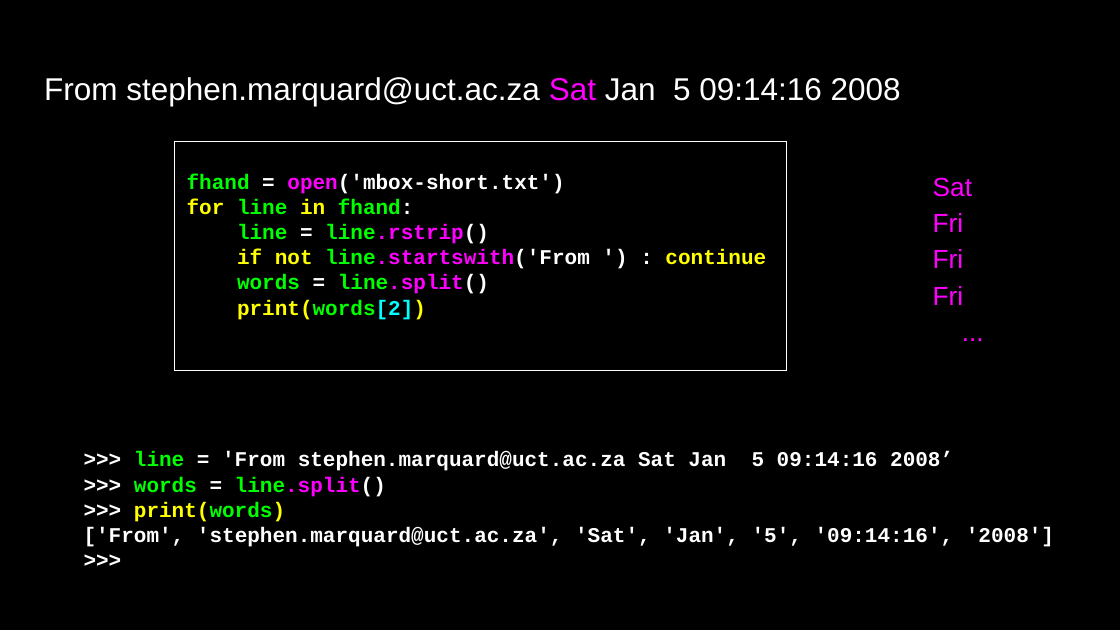
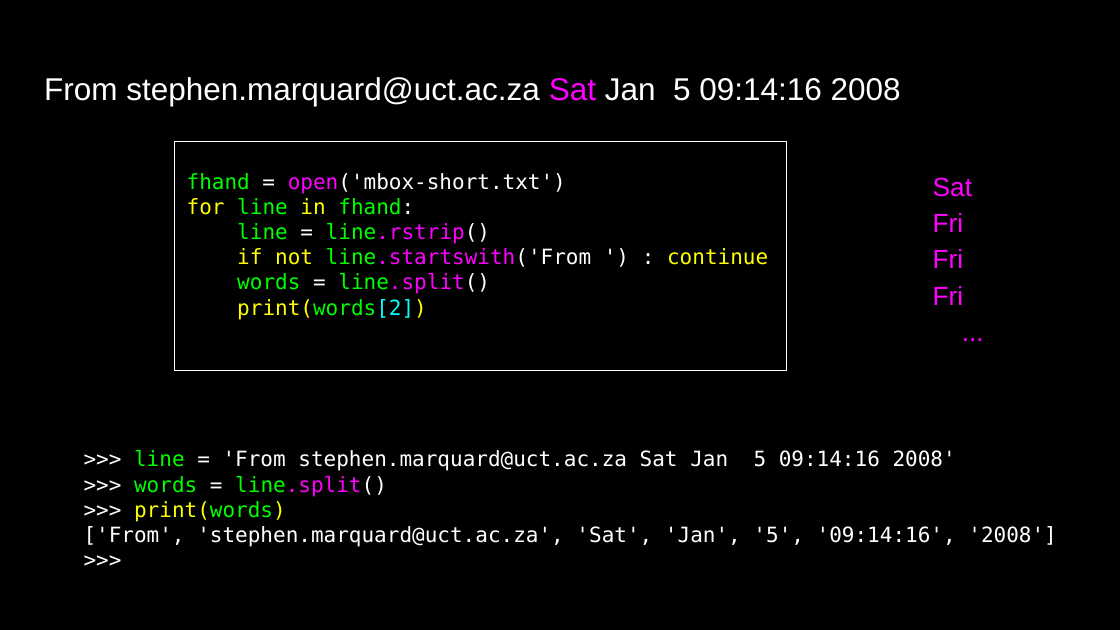
Before and after one commit to csev/py4e, a slide deck: slide 23 of lectures3/Pythonlearn-08-Lists.pptx. Drawn at 1120x630 pixels with LibreOffice and Linux fonts; fonts in the diff are those of the drawing. Boxes give left, top, right and bottom in pixels: in the first picture for what was removed or moved away, otherwise in the second. Text is boxed around its words. In the diff, an @@ line names an element or a change of style, - is before the commit and + after.

```diff
--- a/lectures3/Pythonlearn-08-Lists.pptx
+++ b/lectures3/Pythonlearn-08-Lists.pptx
@@ rectangle "fhand = open('mbox-short.txt')" at (x1=174, y1=142, x2=786, y2=371): font Courier New to DejaVu Sans Mono, bold off @@
@@ text at (x1=84, y1=476, x2=1056, y2=547): font Courier New to DejaVu Sans Mono, bold off in ">>> words = line.split()", ">>> print(words)", "['From', 'stephen.marquard@uct.ac.za', 'Sat', 'Jan', '5', '0 ...", ">>>" @@
@@ text at (x1=134, y1=450, x2=956, y2=471): text changed; font Courier New to DejaVu Sans Mono; bold off @@
->>> line = 'From stephen.marquard@uct.ac.za Sat Jan 5 09:14:16 2008’
+>>> line = 'From stephen.marquard@uct.ac.za Sat Jan 5 09:14:16 2008'
```
Also in this commit, not shown: 25 other slides changed, 1 other file.
